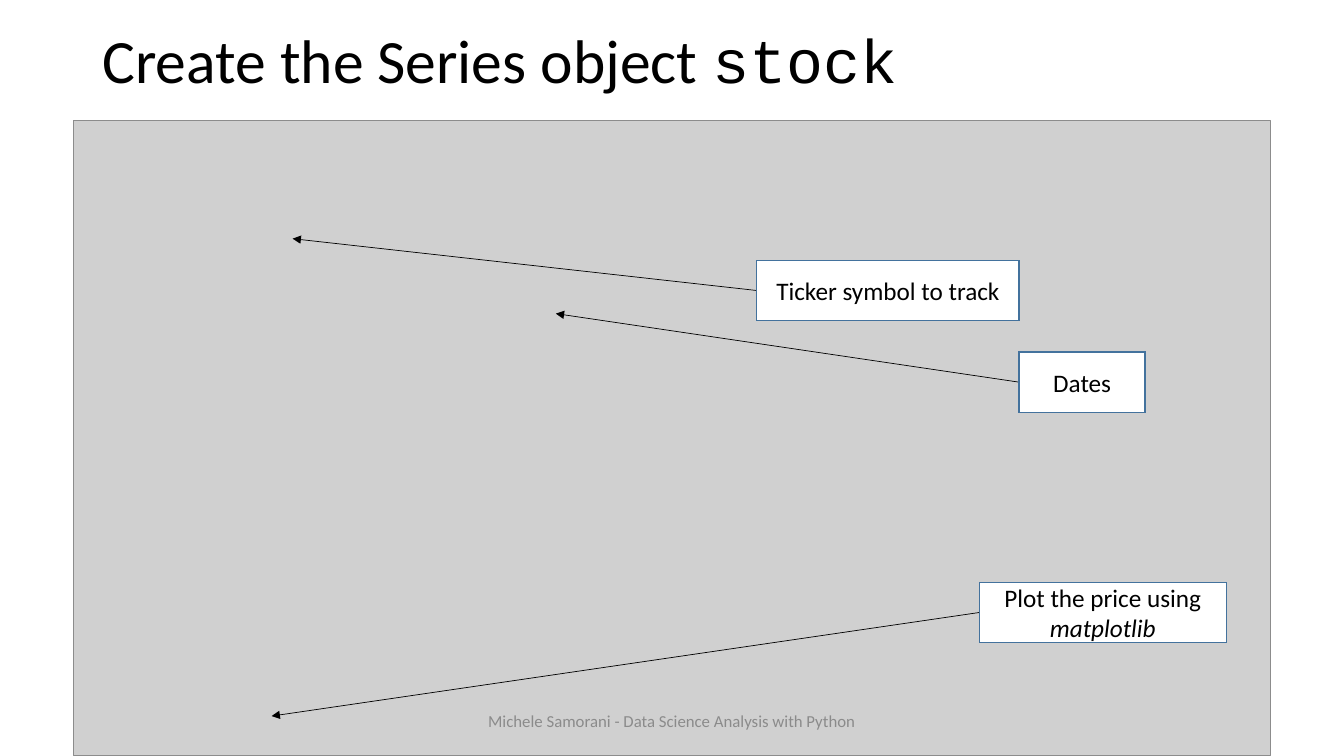
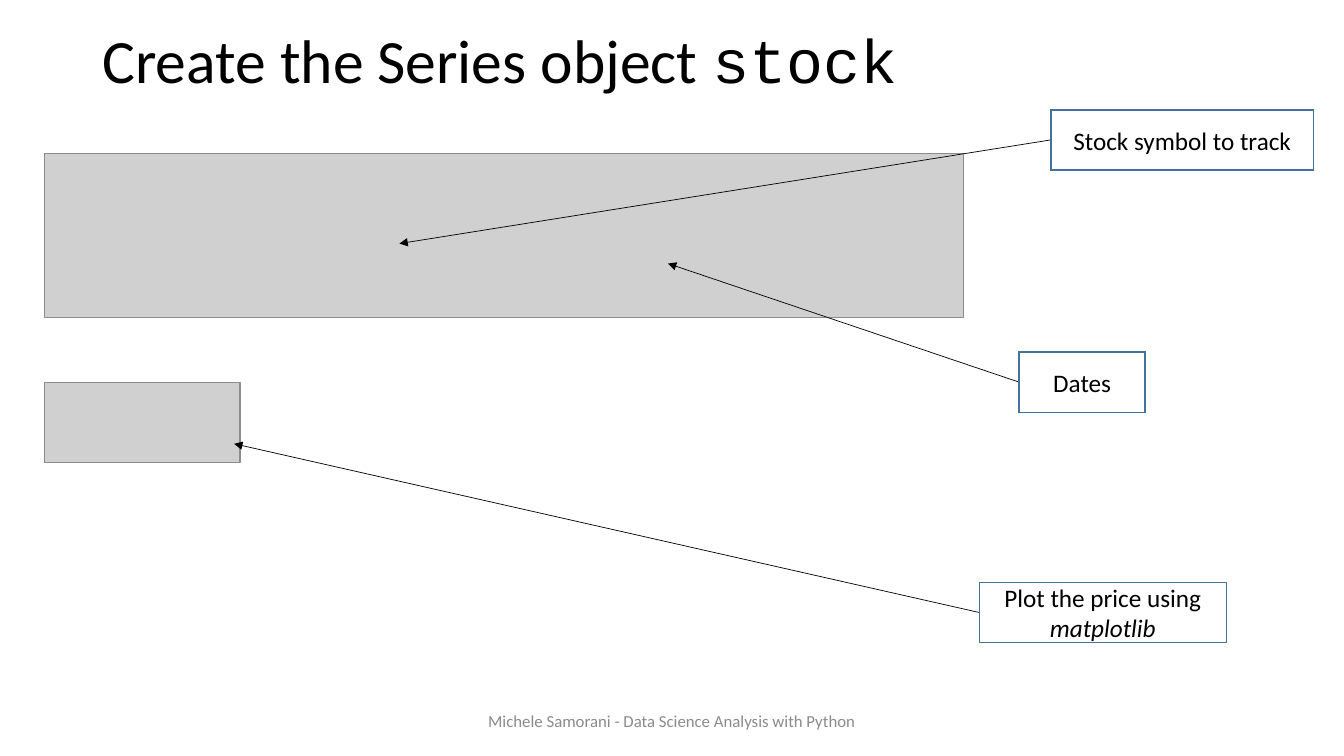
Before and after one commit to samorani/Data-Science-Analysis-with-Python, a slide deck: slide 5 of Module 3 - univariate time series/Module 03 -- univariate time series.pptx. Drawn at 1344x756 pixels with LibreOffice and Linux fonts; fonts in the diff are those of the drawing; grey boxes stand for pictures. Boxes give left, top, right and bottom in pixels: in the first picture for what was removed or moved away, otherwise in the second. Text is boxed around its words. In the diff, an @@ line names an element or a change of style, - is before the commit and + after.

```diff
--- a/Module 3 - univariate time series/Module 03 -- univariate time series.pptx
+++ b/Module 3 - univariate time series/Module 03 -- univariate time series.pptx
@@ rectangle "Stock symbol to track": place and size @@
-rectangle "Stock symbol to track" at [757,260,1019,321]
+rectangle "Stock symbol to track" at [1052,110,1314,170]
@@ picture removed at [74,121,1270,756] @@
@@ arrow moved from (757, 290) - (292, 239) to (1052, 140) - (399, 244) @@
@@ text in rectangle at [1073,132,1291,154]: text changed @@
-Ticker symbol to track
+Stock symbol to track
@@ picture added at [44,154,964,318] @@
@@ arrow moved from (1019, 382) - (556, 314) to (1019, 382) - (668, 263) @@
@@ picture added at [44,382,240,463] @@
@@ arrow moved from (980, 613) - (271, 716) to (980, 613) - (234, 444) @@
```
Also in this commit, not shown: 9 other slides changed, 2 other files.
